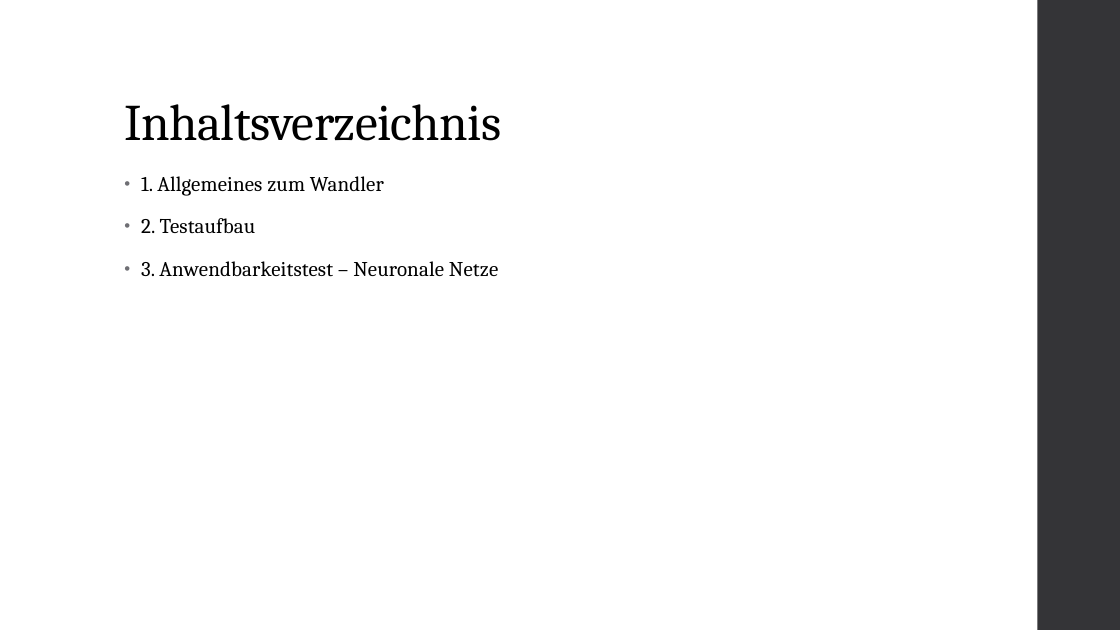
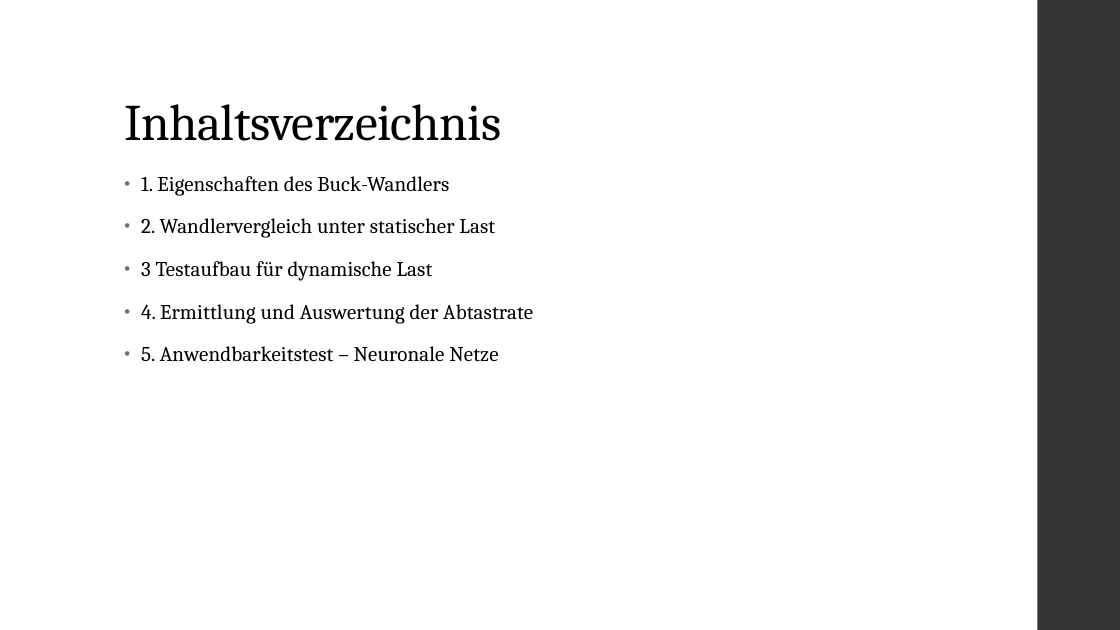
Before and after one commit to Blizzrow/Texts, a slide deck: slide 2 of Wandler_Koll.pptx. Drawn at 1120x630 pixels with LibreOffice and Linux fonts; fonts in the diff are those of the drawing. Boxes give left, top, right and bottom in pixels: in the first picture for what was removed or moved away, otherwise in the second. Text is boxed around its words. In the diff, an @@ line names an element or a change of style, - is before the commit and + after.

```diff
--- a/Wandler_Koll.pptx
+++ b/Wandler_Koll.pptx
@@ text at (x1=141, y1=176, x2=533, y2=362): text changed @@
-• 1. Allgemeines zum Wandler
-• 2. Testaufbau
-• 3. Anwendbarkeitstest – Neuronale Netze
+• 1. Eigenschaften des Buck-Wandlers
+• 2. Wandlervergleich unter statischer Last
+• 3 Testaufbau für dynamische Last
+• 4. Ermittlung und Auswertung der Abtastrate
+• 5. Anwendbarkeitstest – Neuronale Netze
```
Also in this commit, not shown: 2 other slides changed, 1 slide added, 3 other files.
